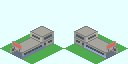
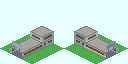
Layered file, before and after one edit (128x64). Changes by layer:
painted on "Base_Plate_1x1.png" over [13, 42, 115, 57]
